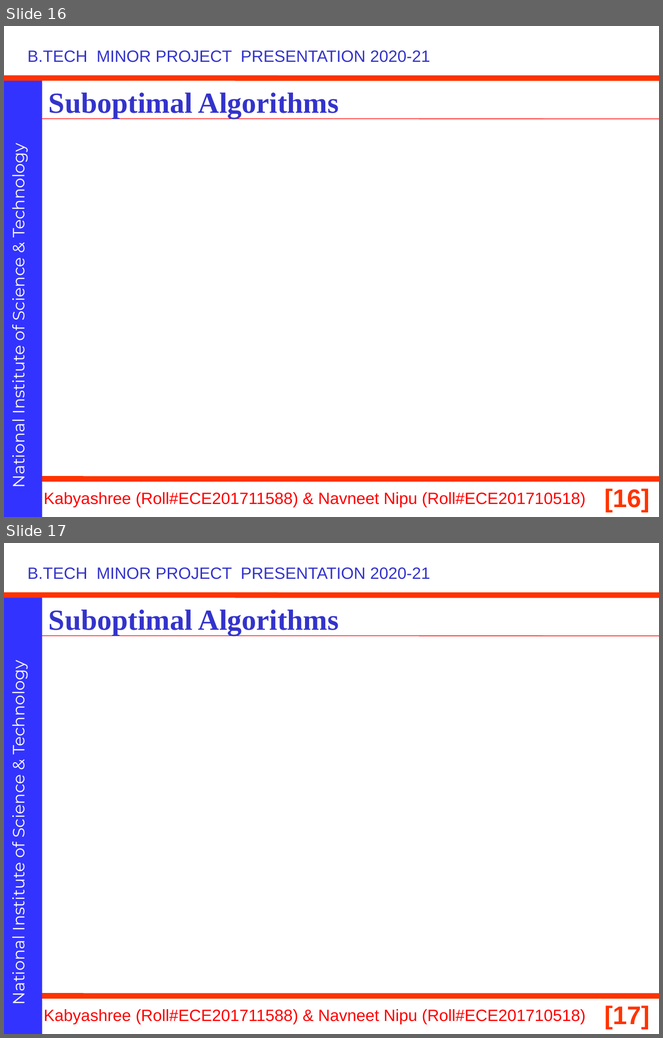
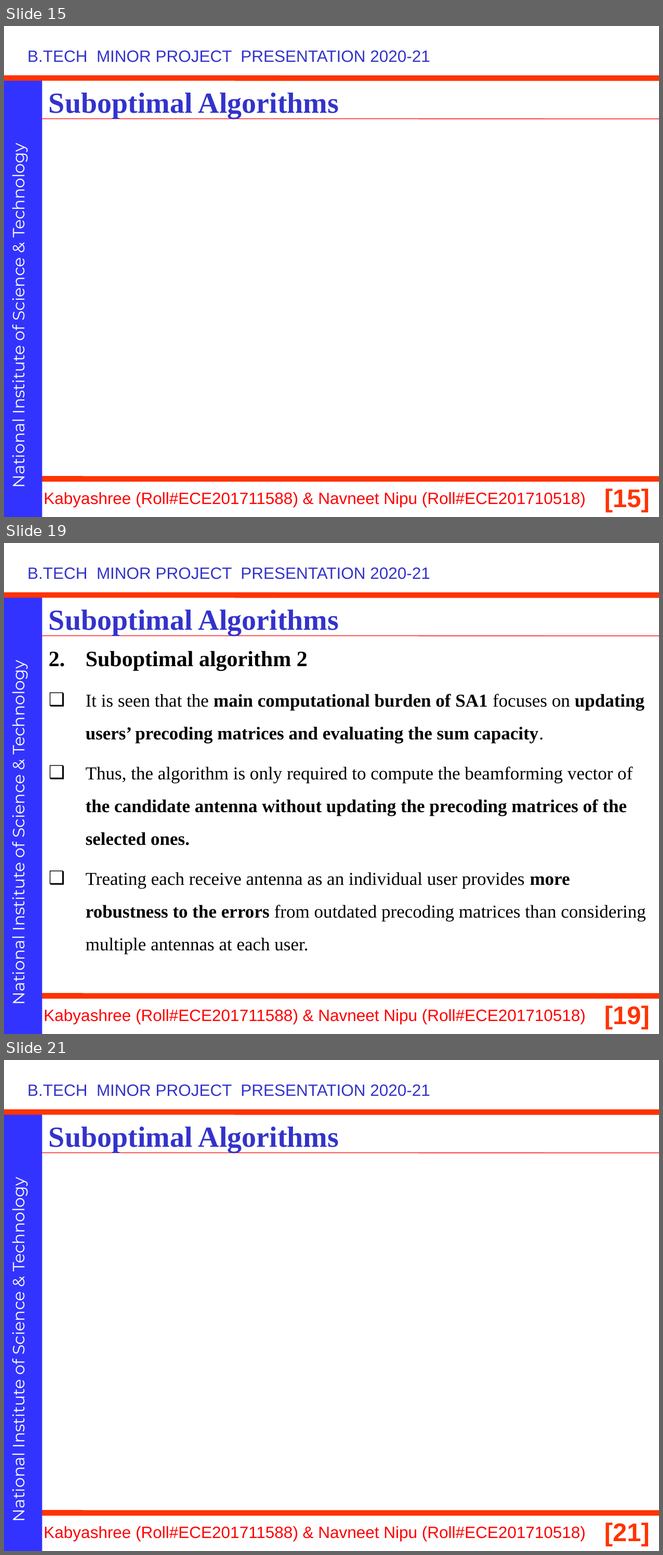
Before and after one commit to navneetnipu/btech_project, a slide deck: minor ppt (2) (2).pptx. Shown one above the other, each under a label of ours: slides 16 and 17 before the commit, slides 15, 19 and 21 after it; the slides between them are not shown. The pictures are 663x1038 and 663x1555 pixels, drawn with LibreOffice and Linux fonts; fonts in the diff are those of the drawing; grey boxes stand for pictures; background and template pictures are left out. Boxes give left, top, right and bottom in pixels: in the first picture for what was removed or moved away, otherwise in the second. Text is boxed around its words. In the diff, an @@ line names an element or a change of style, - is before the commit and + after.

```diff
--- a/minor ppt (2) (2).pptx
+++ b/minor ppt (2) (2).pptx
@@ slide 19 added at (4,543,659,1034), background #FFFFFF; not listed: 8 template elements that a slide beside it also shows @@
@@ title added at (49,610,339,635), 32 pt, text #3333CC, bold @@
+Suboptimal Algorithms
@@ text added at (86,651,646,955), 20 pt, text #000000 @@
+2. Suboptimal algorithm 2
+❑ It is seen that the main computational burden of SA1 focuses on updating users’ precoding matrices and evaluating the sum capacity.
+❑ Thus, the algorithm is only required to compute the beamforming vector of the candidate antenna without updating the precoding matrices of the selected ones.
+❑ Treating each receive antenna as an individual user provides more robustness to the errors from outdated precoding matrices than considering multiple antennas at each user.
@@ what was slide 16 is now slide 15 @@
@@ page number at (605,489,650,513): text changed @@
-[16]
+[15]
@@ what was slide 17 is now slide 21 @@
@@ page number at (605,1523,650,1547): text changed @@
-[17]
+[21]
```
Also in this commit, not shown: 14 slides changed, 11 other slides added, 4 slides removed, 2 other files.
